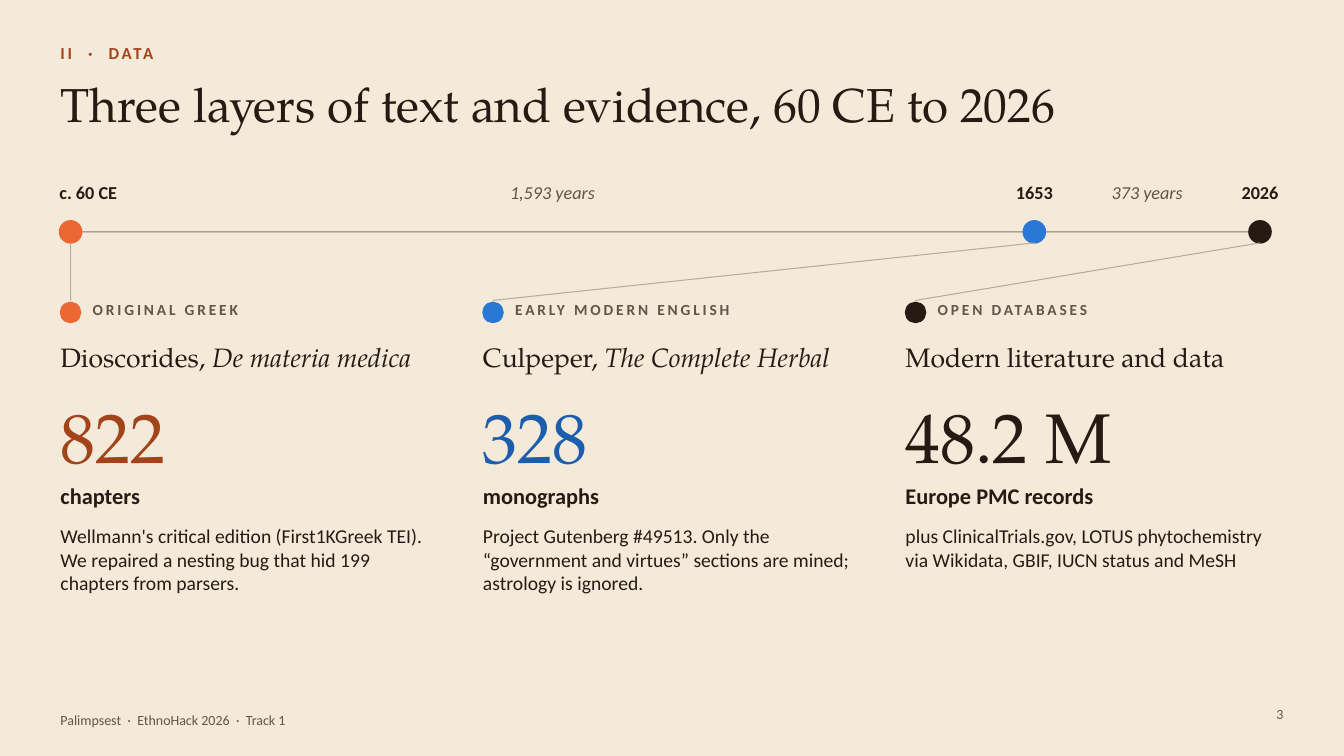
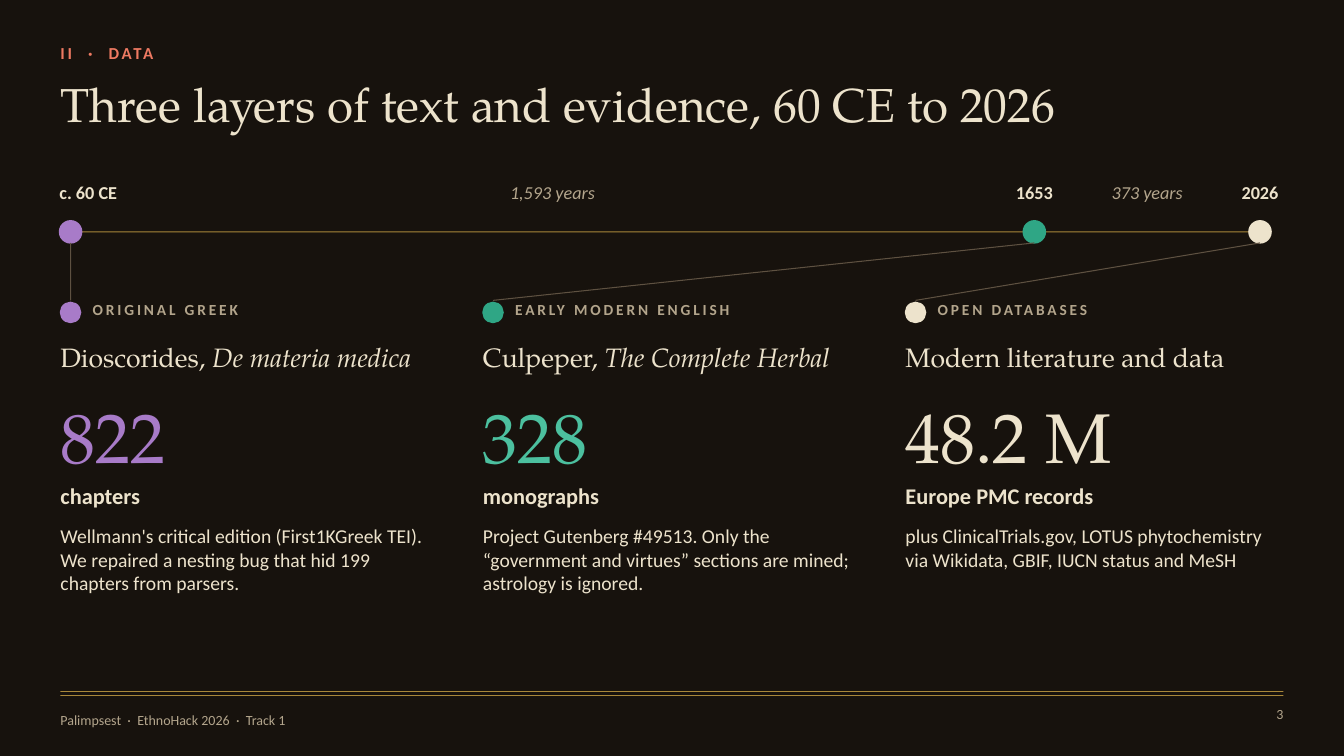
Before and after one commit to KaraAliOsman/palimpsest, a slide deck: slide 3 of docs/pitch/Palimpsest_EthnoHack2026.pptx. Drawn at 1344x756 pixels with LibreOffice and Linux fonts; fonts in the diff are those of the drawing. Boxes give left, top, right and bottom in pixels: in the first picture for what was removed or moved away, otherwise in the second. Text is boxed around its words. In the diff, an @@ line names an element or a change of style, - is before the commit and + after.

```diff
--- a/docs/pitch/Palimpsest_EthnoHack2026.pptx
+++ b/docs/pitch/Palimpsest_EthnoHack2026.pptx
@@ background #F3EADA to #17120D @@
@@ text "II · DATA" at (60,42,1284,73): text colour #A3431A to #EE7A62 @@
@@ ellipse at (59,221,82,243): fill #EB6834 to #A87BC8; outline #EB6834 1 pt to #A87BC8 1 pt @@
@@ line (71, 232) - (1260, 232): stroke #877768 0.75 pt to #A8873A 0.75 pt @@
@@ ellipse at (1023,221,1046,243): fill #2A78D6 to #2FA685; outline #2A78D6 1 pt to #2FA685 1 pt @@
@@ ellipse at (1249,221,1271,243): fill #261A12 to #EDE3CC; outline #261A12 1 pt to #EDE3CC 1 pt @@
@@ line (71, 243) - (71, 300): stroke #BCAB96 0.75 pt to #5E5141 0.75 pt @@
@@ line (1034, 243) - (493, 300): stroke #BCAB96 0.75 pt to #5E5141 0.75 pt @@
@@ line (1260, 243) - (915, 300): stroke #BCAB96 0.75 pt to #5E5141 0.75 pt @@
@@ ellipse at (60,302,81,323): fill #EB6834 to #A87BC8; outline #EB6834 1 pt to #A87BC8 1 pt @@
@@ ellipse at (483,302,503,323): fill #2A78D6 to #2FA685; outline #2A78D6 1 pt to #2FA685 1 pt @@
@@ ellipse at (905,302,926,323): fill #261A12 to #EDE3CC; outline #261A12 1 pt to #EDE3CC 1 pt @@
@@ text "822" at (60,414,165,490): text colour #A3431A to #A87BC8 @@
@@ text "328" at (483,414,588,490): text colour #1C5DAE to #4CC09F @@
@@ text colour #261A12 to #EDE3CC in 14 elements at (60,87,1055,136), (59,186,117,199), (1016,186,1053,199), (1242,186,1279,199), (60,347,411,371), (60,488,139,508), (60,529,422,593), (483,347,830,375), (483,488,599,508), (483,529,849,594), (905,347,1224,368), (905,414,1111,490), (905,488,1094,508), (905,529,1261,570) @@
@@ text colour #62554A to #B3A58C in 7 elements at (510,187,594,202), (1112,187,1182,202), (93,305,238,315), (515,300,858,327), (938,300,1280,327), (1276,710,1283,719), (60,715,285,727) @@
@@ line added from (60, 692) to (1284, 692), #A8873A 0.5 pt @@
@@ line added from (60, 696) to (1284, 696), #A8873A 0.5 pt @@
```
Also in this commit, not shown: 9 other slides changed, 1 other file.
